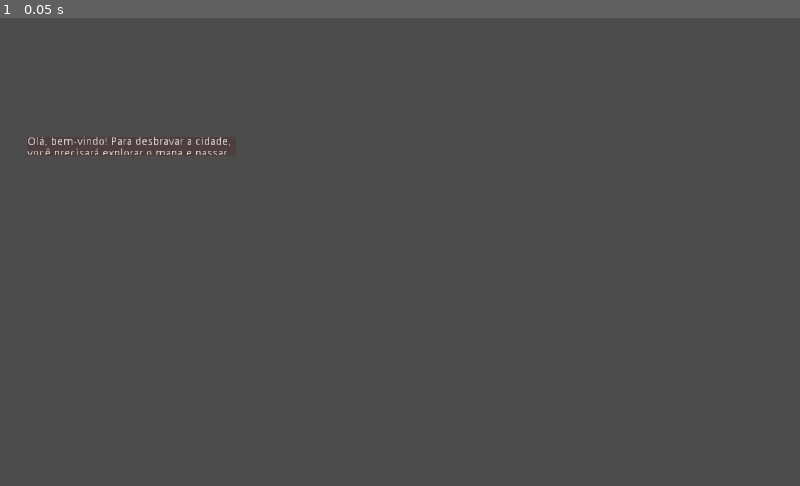
Above: before the commit, frame 1.
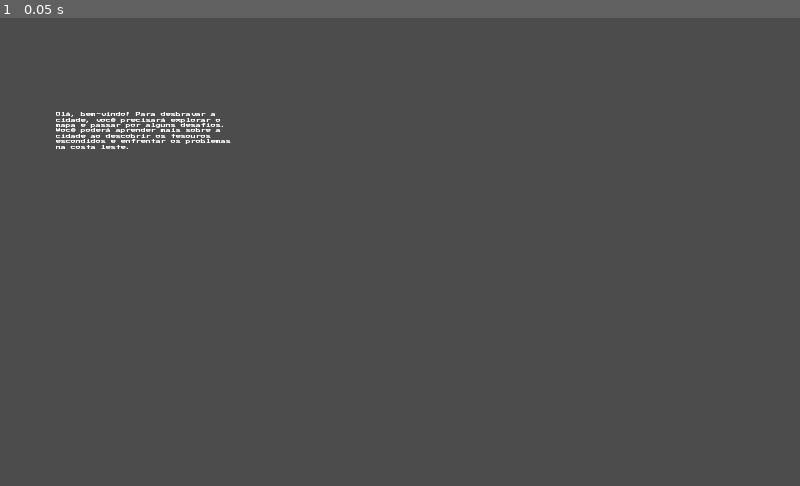
Above: after the commit, the same moment.

Repository: 2023M1T7-Inteli/grupo4
Game: Godot game, scene res://Control.tscn
The game is run twice, just before and just after one commit, with the same random seed, the same clock (stepped at 60 frames per second) and the same inputs. This scene is started directly instead of the project's main scene.
Inputs:
- Up to frame 1 (0.05 s): no input

The runs differ from the first frame. In frame 1, 0.8% of the frame differs, in the area x 3-29%, y 20-30%.

Commit message:
placa da frase 1

Diff:
--- a/src/v2/Control.tscn
+++ b/src/v2/Control.tscn
@@ -3,26 +3,25 @@
 [ext_resource path="res://PressStart2P.ttf" type="DynamicFontData" id=1]
 
 [sub_resource type="DynamicFont" id=1]
-size = 1
+size = 7
 font_data = ExtResource( 1 )
 
 [node name="Control" type="Control"]
 anchor_right = 1.0
 anchor_bottom = 1.0
+margin_left = 5.0
+margin_top = -1.0
+margin_right = 5.0
+margin_bottom = -1.0
 
-[node name="ColorRect" type="ColorRect" parent="."]
-margin_left = 34.0
-margin_top = 152.0
-margin_right = 302.0
-margin_bottom = 177.0
-color = Color( 0.313726, 0.247059, 0.247059, 1 )
-
-[node name="RichTextLabel" type="RichTextLabel" parent="ColorRect"]
-margin_left = 1.0
-margin_right = 270.0
-margin_bottom = 23.0
-custom_fonts/mono_font = SubResource( 1 )
+[node name="RichTextLabel" type="RichTextLabel" parent="."]
+margin_left = 67.0
+margin_top = 115.0
+margin_right = 316.0
+margin_bottom = 211.0
+custom_fonts/normal_font = SubResource( 1 )
 meta_underlined = false
-text = "Olá, bem-vindo! Para desbravar a cidade, você precisará explorar o mapa e passar por alguns desafios. Você poderá aprender mais sobre a cidade ao descobrir os tesouros escondidos e enfrentar os problemas na costa leste. "
+text = "
+Olá, bem-vindo! Para desbravar a cidade, você precisará explorar o mapa e passar por alguns desafios. Você poderá aprender mais sobre a cidade ao descobrir os tesouros escondidos e enfrentar os problemas na costa leste. "
 scroll_active = false
 deselect_on_focus_loss_enabled = false
--- a/src/v2/Player/Player.tscn
+++ b/src/v2/Player/Player.tscn
@@ -82,7 +82,7 @@
 
 [sub_resource type="CapsuleShape2D" id=5]
 radius = 5.0
-height = 0.0
+height = 8.0
 
 [node name="Player" type="KinematicBody2D"]
 script = ExtResource( 1 )
@@ -108,7 +108,7 @@
 editor_draw_drag_margin = true
 
 [node name="CollisionShape2D" type="CollisionShape2D" parent="."]
-position = Vector2( 159, 160 )
+position = Vector2( 159, 154 )
 shape = SubResource( 5 )
 
 [node name="Sprite" type="Sprite" parent="."]
--- a/src/v2/world.gd
+++ b/src/v2/world.gd
@@ -5,3 +5,6 @@
 func _on_Area2D_body_entered(body):
 	#chama uma cena flutuante
 	get_tree().current_scene.add_child(preloadMensagem)
+
+func _on_Area2D_body_exited(body):
+	get_tree().current_scene.remove_child(preloadMensagem)
--- a/src/v2/world.tscn
+++ b/src/v2/world.tscn
@@ -542,19 +542,19 @@
 [node name="StaticBody2D" type="StaticBody2D" parent="."]
 
 [node name="CollisionPolygon2D" type="CollisionPolygon2D" parent="StaticBody2D"]
-polygon = PoolVector2Array( 113, 115, 158, 115, 162, 100, 166, 100, 165, 74, 138, 45, 132, 45, 106, 73, 105, 100, 109, 99 )
+polygon = PoolVector2Array( 113, 115, 158, 115, 162, 100, 166, 100, 165, 74, 158, 66, 114, 65, 106, 73, 105, 100, 109, 99 )
 
 [node name="CollisionPolygon2D2" type="CollisionPolygon2D" parent="StaticBody2D"]
-polygon = PoolVector2Array( 77, 141, 146, 141, 151, 145, 151, 154, 151, 159, 149, 160, 150, 171, 149, 171, 149, 177, 147, 180, 146, 189, 146, 193, 146, 196, 79, 196, 79, 194, 77, 180, 75, 177, 74, 171, 74, 160, 73, 153, 72, 147 )
+polygon = PoolVector2Array( 73, 153, 150, 153, 151, 152, 151, 154, 151, 159, 149, 160, 150, 171, 149, 171, 149, 177, 147, 180, 146, 189, 146, 193, 146, 196, 79, 196, 79, 194, 77, 180, 75, 177, 74, 171, 74, 160, 73, 153, 73, 154 )
 
 [node name="CollisionPolygon2D3" type="CollisionPolygon2D" parent="StaticBody2D"]
-polygon = PoolVector2Array( 195, -24, 229, -56, 233, -56, 266, -24, 267, 0, 262, 3, 260, 18, 202, 18, 199, 1 )
+polygon = PoolVector2Array( 195, -24, 212, -39, 257, -39, 266, -24, 267, 0, 262, 3, 260, 18, 202, 18, 199, 1 )
 
 [node name="CollisionPolygon2D4" type="CollisionPolygon2D" parent="StaticBody2D"]
 polygon = PoolVector2Array( 339, 81, 414, 81, 415, 117, 413, 118, 410, 142, 343, 142, 340, 115, 336, 113 )
 
 [node name="CollisionPolygon2D5" type="CollisionPolygon2D" parent="StaticBody2D"]
-polygon = PoolVector2Array( 465, 61, 534, 61, 539, 68, 539, 73, 535, 97, 533, 114, 466, 114, 466, 99, 463, 96, 460, 72 )
+polygon = PoolVector2Array( 460, 71, 539, 71, 539, 75, 539, 73, 535, 97, 533, 114, 466, 114, 466, 99, 463, 96, 460, 72 )
 
 [node name="CollisionPolygon2D6" type="CollisionPolygon2D" parent="StaticBody2D"]
 polygon = PoolVector2Array( 2, 39, 4, 33, 4, 29, 5, 23, 5, 16, 7, 10, 11, 7, 15, 6, 19, 3, 20, 2, 21, 0, 21, -1, 21, -4, 23, -6, 25, -6, 26, -8, 28, -9, 30, -9, 32, -10, 33, -13, 36, -15, 39, -17, 38, -22, 47, -28, 52, -31, 54, -36, 57, -40, 61, -43, 64, -44, 70, -48, 1, -47 )
@@ -588,3 +588,4 @@
 shape = SubResource( 8 )
 
 [connection signal="body_entered" from="placa/Area2D" to="." method="_on_Area2D_body_entered"]
+[connection signal="body_exited" from="placa/Area2D" to="." method="_on_Area2D_body_exited"]
